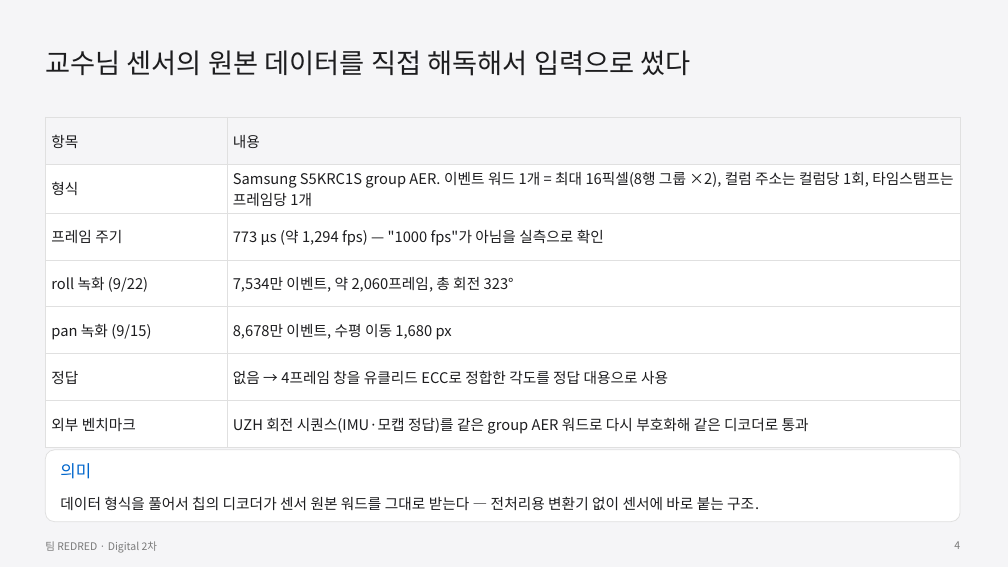
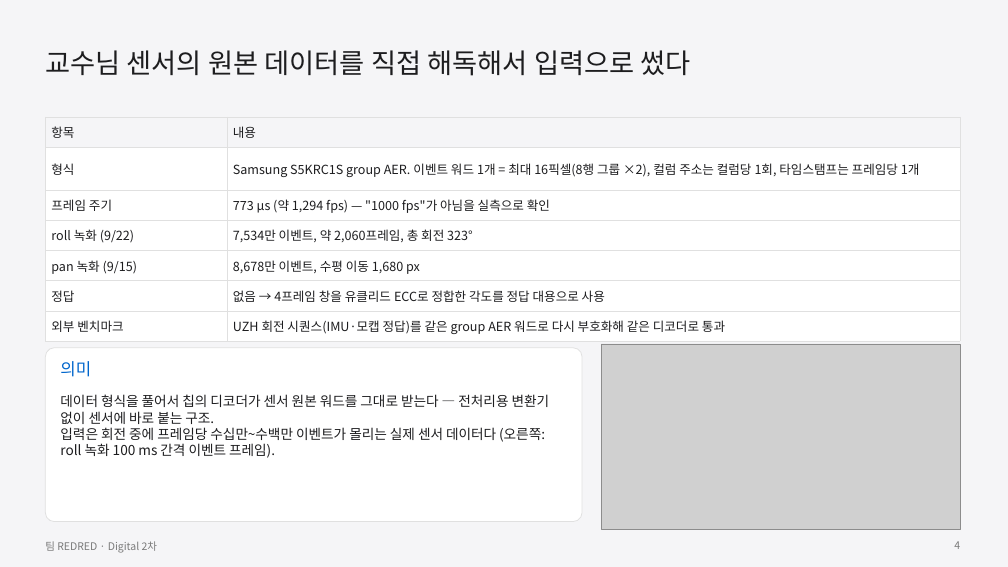
Before and after one commit to GangHeeJo/AI-SEMI, a slide deck: slide 4 of submission/REDRED_2차_발표자료_칩S.pptx. Drawn at 1008x567 pixels with LibreOffice and Linux fonts; fonts in the diff are those of the drawing; grey boxes stand for pictures. Boxes give left, top, right and bottom in pixels: in the first picture for what was removed or moved away, otherwise in the second. Text is boxed around its words. In the diff, an @@ line names an element or a change of style, - is before the commit and + after.

```diff
--- a/submission/REDRED_2차_발표자료_칩S.pptx
+++ b/submission/REDRED_2차_발표자료_칩S.pptx
@@ table at (x1=45, y1=117, x2=960, y2=338) @@
@@ size 14 to 12 pt @@
@@ rounded rectangle resized from (x1=45, y1=450, x2=960, y2=522) to (x1=45, y1=348, x2=582, y2=522) @@
@@ rounded rectangle at (x1=45, y1=348, x2=582, y2=522): proportions changed @@
@@ text "의미" moved from (x1=60, y1=463, x2=91, y2=479) to (x1=60, y1=361, x2=91, y2=377) @@
@@ picture added at (x1=601, y1=344, x2=960, y2=529) @@
@@ text at (x1=60, y1=394, x2=550, y2=424): size 14 to 13 pt in "데이터 형식을 풀어서 칩의 디코더가 센서 원본 ..." @@
@@ text "데이터 형식을 풀어서 칩의 디코더가 ..." moved from (x1=60, y1=496, x2=759, y2=510) to (x1=60, y1=394, x2=550, y2=458) @@
@@ text at (x1=60, y1=427, x2=545, y2=458): paragraph added @@
+입력은 회전 중에 프레임당 수십만~수백만 이벤트가 몰리는 실제 센서 데이터다 (오른쪽: roll 녹화 100 ms 간격 이벤트 프레임).
```
Also in this commit, not shown: 3 other slides changed, 7 other files.
